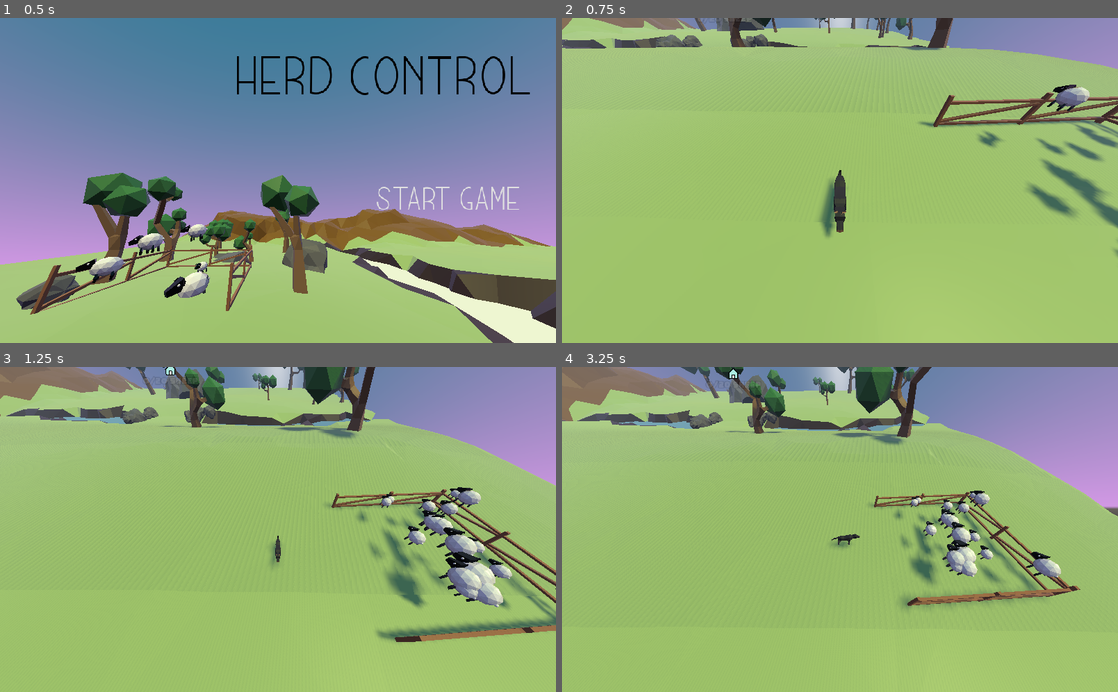
Above: before the commit, frames 1-4 (two rows, left to right).
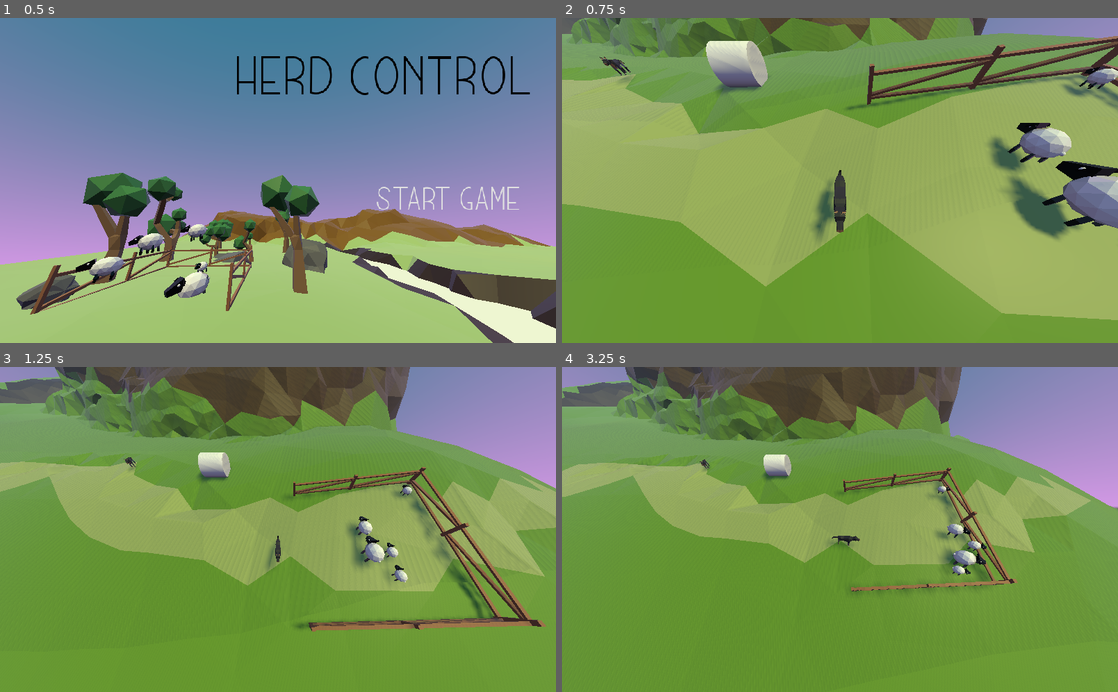
Above: after the commit, the same moments.

Repository: panic-fennecs/ideal-garbanzo
Game: Godot game, scene res://StartScreen.tscn
Same seed, same stepped clock (60 frames per second), same inputs: the game is played once before the commit and once after it. Sound files missing from this copy of the repository are replaced by a short silence.
Inputs (mouse positions are in pixels of both pictures, inside the frame that each line leads up to):
- Up to frame 1 (0.5 s): no input
- Up to frame 2 (0.75 s): click "Start Game" at 0.5 s
- Up to frame 3 (1.25 s): no input
- Up to frame 4 (3.25 s): tap Enter at 1.25 s; move the mouse to (962, 513) at 1.27 s; click (962, 513) at 1.42 s; drag from (728, 545) to (812, 594) at 2.02 s; move the mouse to (895, 458) at 2.77 s; click (895, 458) at 2.92 s

Frame 1 is identical in both runs. In frame 2, 65% of the frame differs, in the area x 0-100%, y 0-100%; in frame 3, 79%; in frame 4, 81%.
Error before the commit: Invalid get index 'hays' (on base: 'Spatial'). (res://Sheep.gd:207)

Commit message:
added wold to level2

Diff:
--- a/Level2.tscn
+++ b/Level2.tscn
@@ -6,6 +6,7 @@
 [ext_resource path="res://EndZone.tscn" type="PackedScene" id=4]
 [ext_resource path="res://Hay.tscn" type="PackedScene" id=5]
 [ext_resource path="res://Level2.gd" type="Script" id=6]
+[ext_resource path="res://Wolf.tscn" type="PackedScene" id=7]
 
 [node name="Level" type="Spatial"]
 transform = Transform( 1, 0, 0, 0, 1, 0, 0, 0, 1, 0, -1.41757, 0 )
@@ -27,4 +28,7 @@
 
 [node name="Hay2" parent="." instance=ExtResource( 5 )]
 transform = Transform( 1, 0, 0, 0, 1, 0, 0, 0, 1, 108.833, 24.2546, 190.891 )
+
+[node name="Wolf" parent="." instance=ExtResource( 7 )]
+transform = Transform( -0.884035, 0, -0.467421, 0, 1, 0, 0.467421, 0, -0.884035, 81.0008, 22.1881, 185.304 )
 [connection signal="input_event" from="Ground" to="Ground" method="_on_Ground_input_event"]
--- a/Main.gd
+++ b/Main.gd
@@ -1,6 +1,6 @@
 extends Spatial
 
-onready var Level1 = preload("res://Level1.tscn")
+onready var Level1 = preload("res://Level2.tscn")
 
 var sheep = []
 
--- a/Sheep.gd
+++ b/Sheep.gd
@@ -24,11 +24,14 @@
 const AVOIDANCE_LOOK_AHEADS = [2.0, 4.0, 8.0]
 const AVOIDANCE_FORCE = 0.2
 
+const WOLF_HOLD_FORCE = 2.0
+
 var max_velocity = DEFAULT_MAX_VELOCITY
 const DRAG = 0.05
 const EPSILON = 0.0001
 
 var main
+var state = "NORMAL"
 var other_sheep = []
 var move_animation = null
 var target_point: Vector2 = Vector2()
@@ -37,6 +40,7 @@
 var random_walk_frame_counter = 0
 var group_up_frame_counter = 0
 var in_finish = false
+var wolf_hold_pos = null
 # var panic = 0
 
 func _ready():
@@ -202,22 +206,25 @@
 			velocity = (velocity + avoidance_force).clamped(max_velocity)
 			break
 
+func hold_by_wolf():
+	var desired_velocity = (wolf_hold_pos - get_2d_position()).clamped(max_velocity)
+	var steering = (desired_velocity - velocity).clamped(WOLF_HOLD_FORCE)
+	velocity = (velocity + steering).clamped(max_velocity)
+
 func _physics_process(delta):
-	flee(get_dog())
-	var hays = $"/root/Main/Level".hays
-	if hays and hays is Array:
-		for hay in hays:
-			flee(hay)
-
-	follow_other_sheep()
-
-	random_walk()
-
-	group_up()
-
-	avoid_obstacles()
-
-	do_enter()
+	if state == "NORMAL":
+		flee(get_dog())
+		var hays = $"/root/Main/Level".hays
+		if hays and hays is Array:
+			for hay in hays:
+				flee(hay)
+		follow_other_sheep()
+		random_walk()
+		group_up()
+		avoid_obstacles()
+		do_enter()
+	elif state == "PULLED":
+		hold_by_wolf()
 
 	velocity *= 1.0 - DRAG
 	max_velocity = max(DEFAULT_MAX_VELOCITY, max_velocity - delta*200)
@@ -225,7 +232,10 @@
 	if velocity.length_squared() < 0.8:
 		move_animation.idle()
 	else:
-		move_animation.move(Vector3(velocity.x, 0, velocity.y).normalized())
+		if state == "PULLED":
+			move_animation.idle()
+		else:
+			move_animation.move(Vector3(velocity.x, 0, velocity.y).normalized())
 		var _s = move_and_slide(Vector3(velocity.x, -1, velocity.y), Vector3(0, 1, 0))
 		for i in range(get_slide_count()):
 			var col = get_slide_collision(i)
--- /dev/null
+++ b/Wolf.gd
@@ -0,0 +1,81 @@
+extends KinematicBody
+
+const MAX_VELOCITY = 20
+const MAX_PULL_VELOCITY = 5
+const DRAG = 0.03
+
+const REACTION_DISTANCE = 50
+const RUN_TO_TARGET_FORCE = 0.8
+const PULL_SHEEP_FORCE = 0.3
+const SHEEP_PULL_DISTANCE = 1.5
+
+var move_animation = null
+var state = "IDLE"
+var velocity: Vector2 = Vector2()
+var home_position: Vector2
+var target_sheep = null
+var max_velocity
+
+func _ready():
+	home_position = get_2d_position()
+	move_animation = $"MoveAnimation"
+	move_animation.set_objects($"WolfModel", self)
+	max_velocity = MAX_VELOCITY
+
+func get_2d_position():
+	return Vector2(translation.x, translation.z)
+
+func check_for_sheep():
+	for s in $"/root/Main".sheep:
+		var sheep_pos = Vector2(s.translation.x, s.translation.z)
+		if sheep_pos.distance_squared_to(home_position) < REACTION_DISTANCE*REACTION_DISTANCE:
+			target_sheep = s
+			state = "RUN"
+			break
+
+func run_to_target():
+	var target_pos = Vector2(target_sheep.translation.x, target_sheep.translation.z)
+	var desired_velocity = (target_pos - get_2d_position()).normalized() * max_velocity
+	var steering = (desired_velocity - velocity).clamped(RUN_TO_TARGET_FORCE)
+	velocity = (velocity + steering).clamped(max_velocity)
+
+func handle_sheep_collision(sheep):
+	if state == "RUN":
+		target_sheep = sheep
+		state = "PULL_SHEEP"
+		target_sheep.state = "PULLED"
+		max_velocity = MAX_PULL_VELOCITY
+
+		var pos = get_2d_position() - velocity.normalized()*4
+		target_sheep.wolf_hold_pos = pos
+
+func pull_sheep():
+	var desired_velocity = (home_position - get_2d_position()).clamped(max_velocity)
+	var steering = (desired_velocity - velocity).clamped(PULL_SHEEP_FORCE)
+	velocity = (velocity + steering).clamped(max_velocity)
+
+	var pos = get_2d_position() - velocity.normalized()*SHEEP_PULL_DISTANCE
+	target_sheep.wolf_hold_pos = pos
+
+func _physics_process(delta):
+	if state == "IDLE":
+		check_for_sheep()
+	elif state == "RUN":
+		run_to_target()
+	elif state == "PULL_SHEEP":
+		pull_sheep()
+
+	velocity *= 1.0 - DRAG
+	if velocity.length_squared() < 0.1:
+		move_animation.idle()
+	else:
+		var vel = Vector3(velocity.x, 0, velocity.y).normalized()
+		if state == "PULL_SHEEP":
+			vel = -vel
+		move_animation.move(vel)
+
+	var _s = move_and_slide(Vector3(velocity.x, -1, velocity.y), Vector3(0, 1, 0))
+	for i in range(get_slide_count()):
+		var col = get_slide_collision(i)
+		if col and col.collider.is_in_group("sheep"):
+			handle_sheep_collision(col.collider)
--- /dev/null
+++ b/Wolf.tscn
@@ -0,0 +1,18 @@
+[gd_scene load_steps=5 format=2]
+
+[ext_resource path="res://Wolf.gd" type="Script" id=1]
+[ext_resource path="res://MoveAnimation.tscn" type="PackedScene" id=2]
+[ext_resource path="res://DogModel.tscn" type="PackedScene" id=3]
+
+[sub_resource type="CapsuleShape" id=1]
+
+[node name="Wolf" type="KinematicBody"]
+script = ExtResource( 1 )
+
+[node name="WolfModel" parent="." instance=ExtResource( 3 )]
+
+[node name="MoveAnimation" parent="." instance=ExtResource( 2 )]
+
+[node name="CollisionShape" type="CollisionShape" parent="."]
+transform = Transform( 1.2, 0, 0, 0, 1.2, 0, 0, 0, 1.5, 0, 1, 0 )
+shape = SubResource( 1 )
Not shown: 1 places in Level2.tscn that only renumber resources
